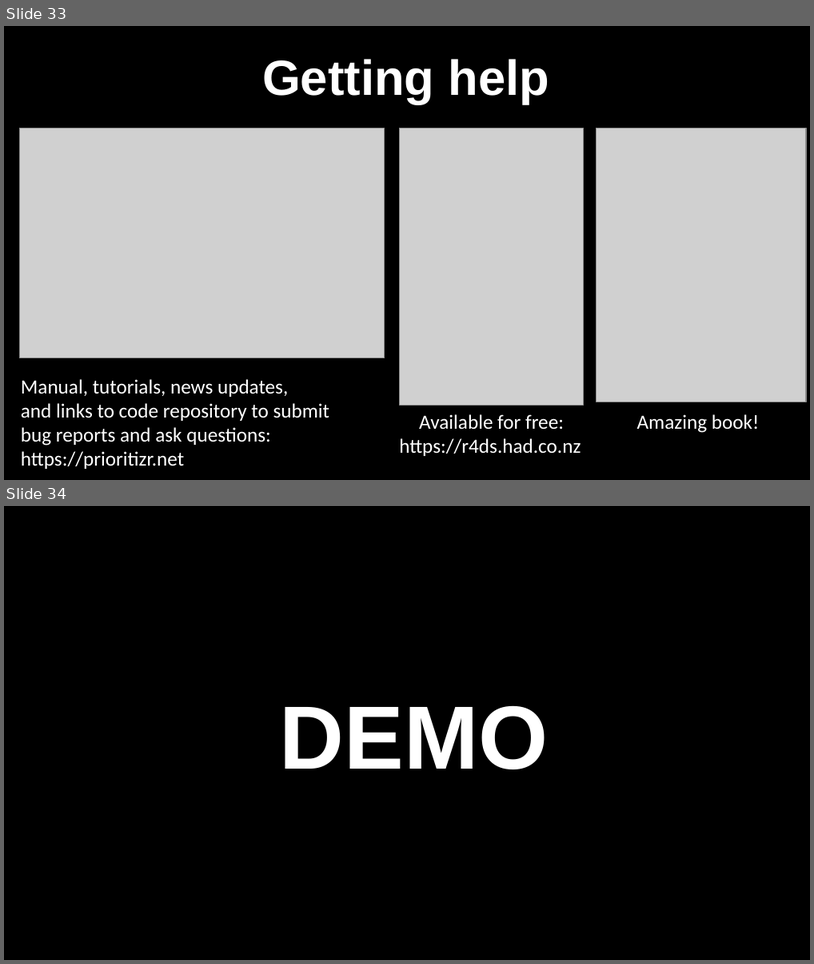
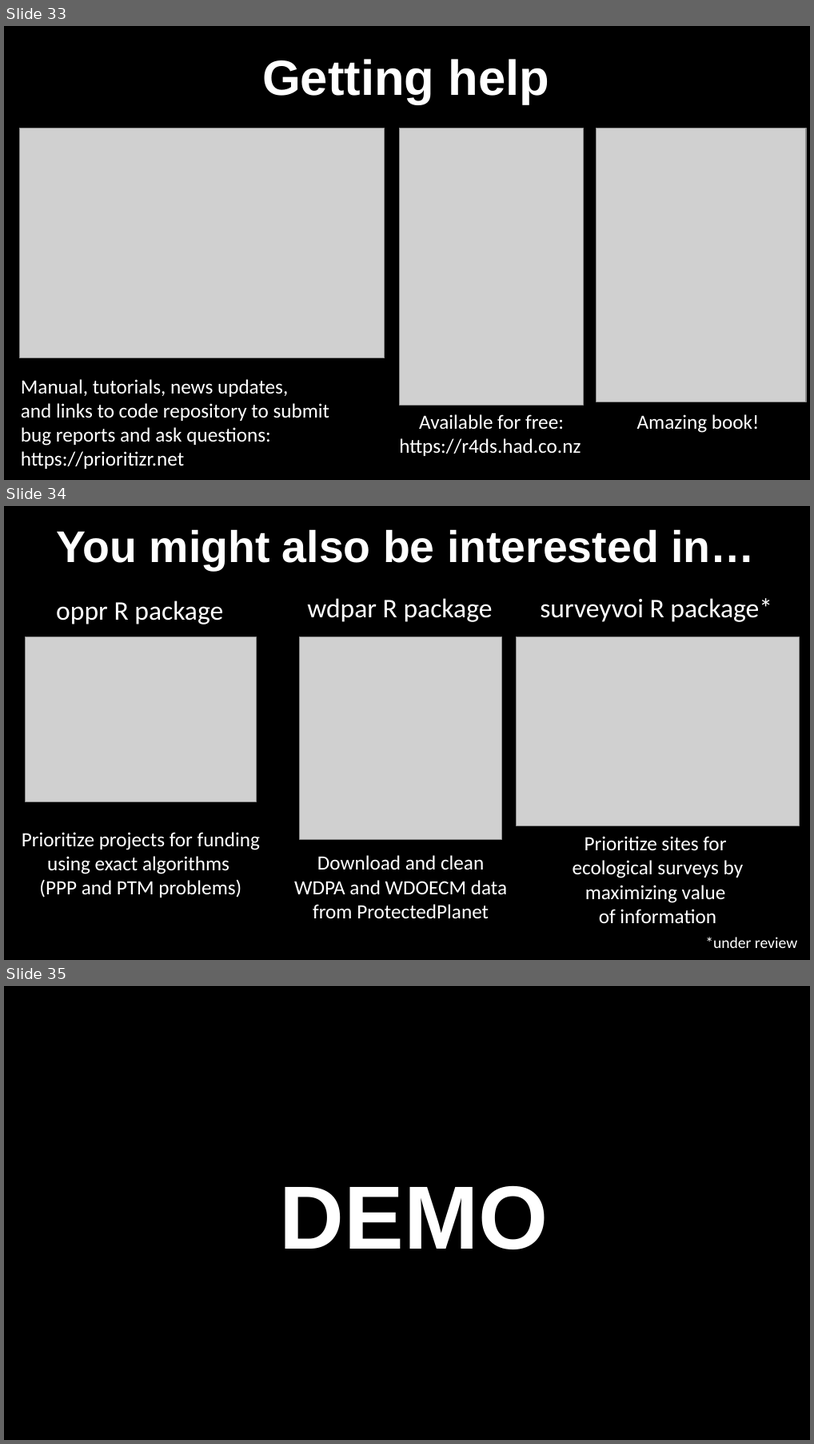
Before and after one commit to prioritizr/teaching, a slide deck: ICCB-workshop-2021-12-05/slides.pptx. Shown one above the other, each under a label of ours: slides 33 and 34 before the commit, slides 33, 34 and 35 after it. The pictures are 814x964 and 814x1444 pixels, drawn with LibreOffice and Linux fonts; fonts in the diff are those of the drawing; grey boxes stand for pictures. Boxes give left, top, right and bottom in pixels: in the first picture for what was removed or moved away, otherwise in the second. Text is boxed around its words. In the diff, an @@ line names an element or a change of style, - is before the commit and + after.

```diff
--- a/ICCB-workshop-2021-12-05/slides.pptx
+++ b/ICCB-workshop-2021-12-05/slides.pptx
@@ slide 34 added at <box>4,506,810,960</box>, background #000000 @@
@@ title added at <box>57,529,755,571</box>, 39.6 pt, text #FFFFFF, bold @@
+You might also be interested in…
@@ text added at <box>56,600,223,624</box>, 24 pt, text #FFFFFF @@
+oppr R package
@@ text added at <box>307,598,493,622</box>, 24 pt, text #FFFFFF @@
+wdpar R package
@@ text added at <box>540,598,773,622</box>, 24 pt, text #FFFFFF @@
+surveyvoi R package*
@@ picture added at <box>26,636,257,801</box> @@
@@ picture added at <box>300,636,502,839</box> @@
@@ picture added at <box>517,636,800,825</box> @@
@@ text added at <box>22,832,260,897</box>, 18 pt, text #FFFFFF @@
+Prioritize projects for funding using exact algorithms
+(PPP and PTM problems)
@@ text added at <box>573,836,743,923</box>, 18 pt, text #FFFFFF @@
+Prioritize sites for
+ecological surveys by maximizing value
+of information
@@ text added at <box>294,855,507,918</box>, 18 pt, text #FFFFFF @@
+Download and clean WDPA and WDOECM data
+from ProtectedPlanet
@@ text added at <box>706,936,798,948</box>, 14 pt, text #FFFFFF @@
+*under review
@@ what was slide 34 is now slide 35 @@
```
Also in this commit, not shown: 1 slide changed, 1 other file.
